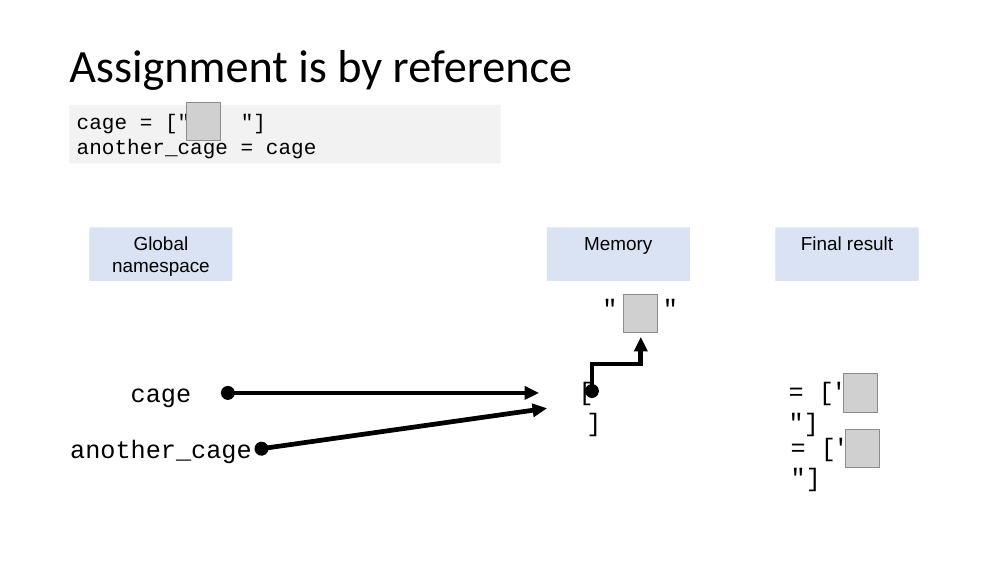
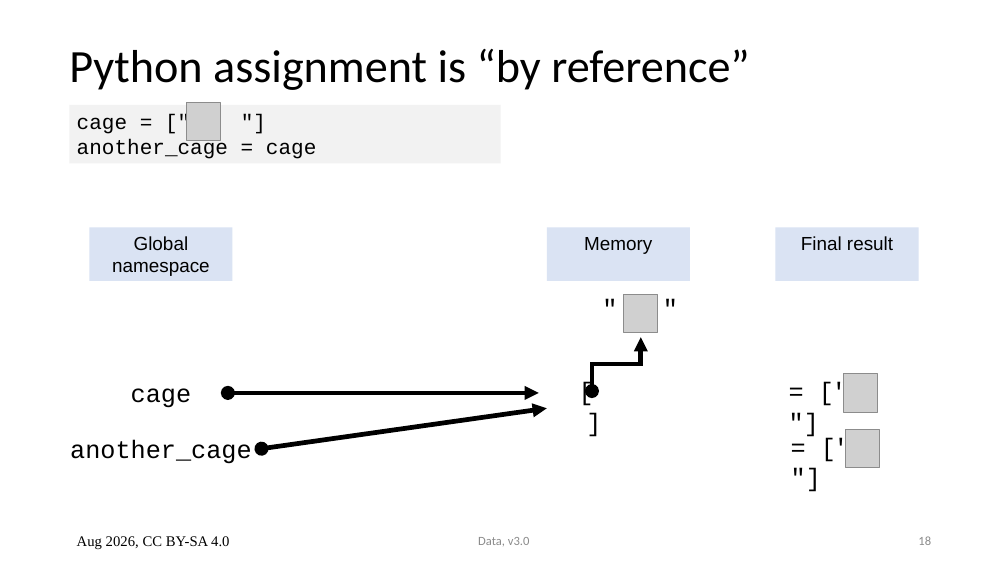
Before and after one commit to ASPP/data_class, a slide deck: slide 18 of numpy.pptx. Drawn at 1008x567 pixels with LibreOffice and Linux fonts; fonts in the diff are those of the drawing; grey boxes stand for pictures. Boxes give left, top, right and bottom in pixels: in the first picture for what was removed or moved away, otherwise in the second. Text is boxed around its words. In the diff, an @@ line names an element or a change of style, - is before the commit and + after.

```diff
--- a/numpy.pptx
+++ b/numpy.pptx
@@ title at [69,49,749,90]: text changed @@
-Assignment is by reference
+Python assignment is “by reference”
@@ text added at [77,536,229,549], 14 pt, text #000000 @@
+Aug 2026, CC BY-SA 4.0
@@ text added at [478,537,530,546], 12 pt, text #8B8B8B @@
+Data, v3.0
@@ page number added at [918,536,931,545], 12 pt, text #8B8B8B @@
+18
```
Also in this commit, not shown: 41 other slides changed.
